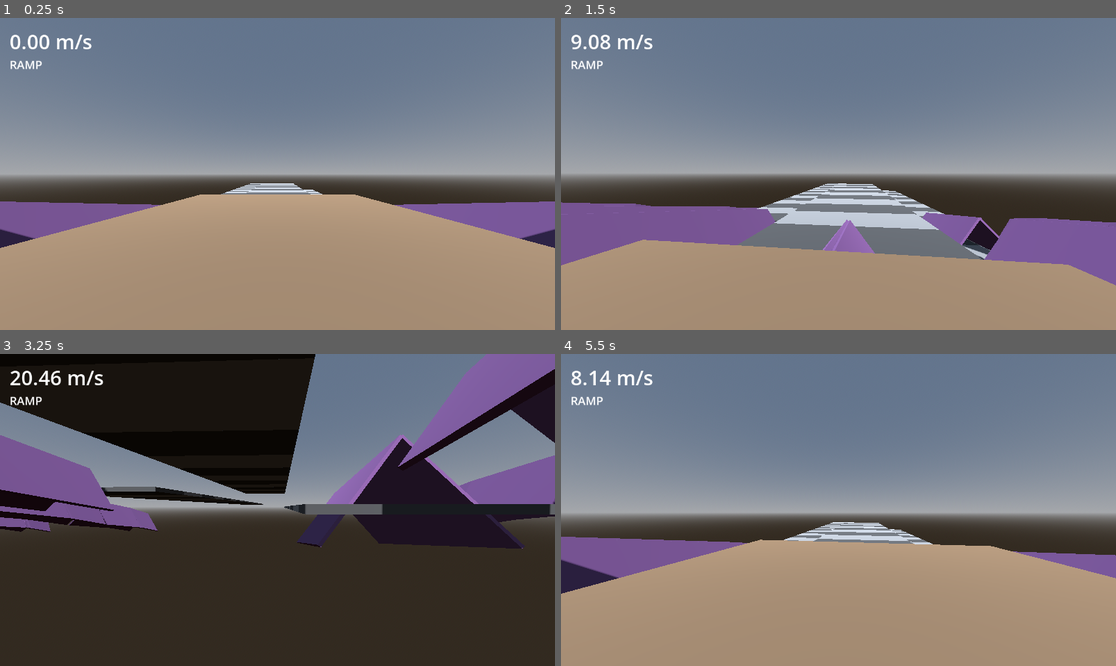
Above: before the commit, frames 1-4 (two rows, left to right).
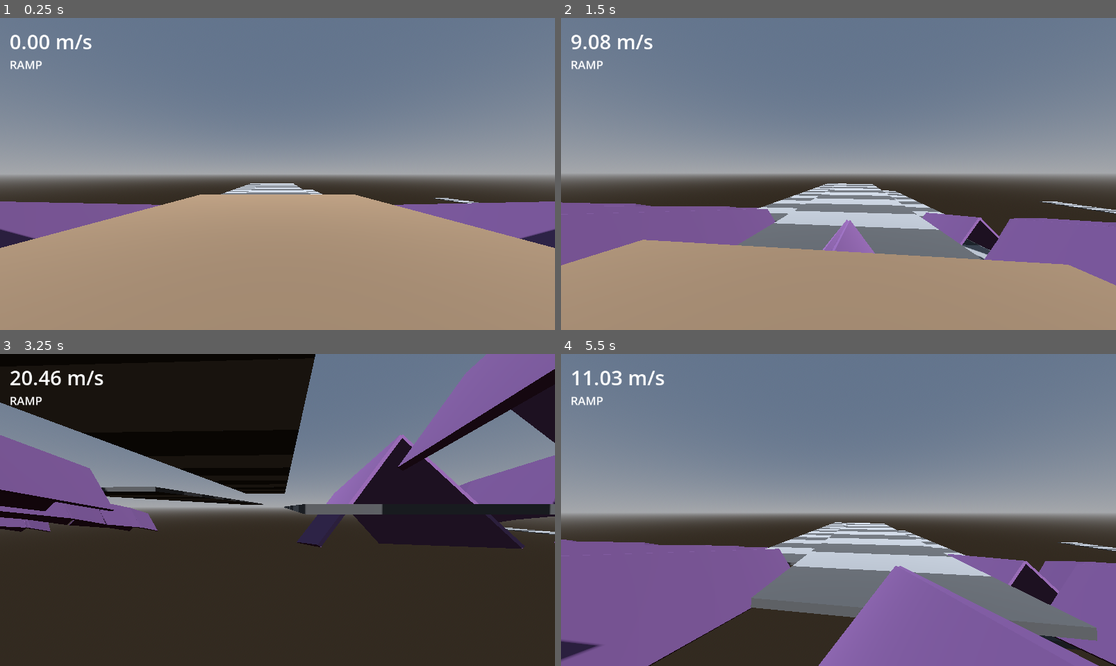
Above: after the commit, the same moments.

Repository: Crawford-Young/what-is-dark
Game: Godot game, scene res://scenes/surf_lab.tscn
Two runs of this game, one before a commit and one after it. Both use one fixed random seed, a clock stepped at 60 frames per second and the inputs below. This scene is started directly instead of the project's main scene.
Inputs (mouse positions are in pixels of both pictures, inside the frame that each line leads up to):
- Up to frame 1 (0.25 s): no input
- Up to frame 2 (1.5 s): tap Enter at 0.5 s; move the mouse to (866, 174) at 0.52 s; hold Q (glance) 0.53-1.28 s; hold W (move_forward) from 0.53 s (still down); click (866, 174) at 0.67 s; tap Space (jump) at 0.77 s; move the mouse to (810, 174) at 1.27 s; tap Shift at 1.35 s
- Up to frame 3 (3.25 s): keep holding W (move_forward); tap Space (jump) at 1.52, 3.02 s; move the mouse to (288, 503) at 2.02 s; tap Alt at 2.1 s; move the mouse to (271, 516) at 2.77 s; tap Ctrl at 2.85 s; click (271, 516) at 2.92 s
- Up to frame 4 (5.5 s): keep holding W (move_forward); move the mouse to (877, 513) at 3.52 s; tap R at 3.6 s; tap Space (jump) at 3.77, 4.52 s; move the mouse to (794, 506) at 4.27 s; tap 1 at 4.35 s; move the mouse to (844, 510) at 5.02 s; tap 2 at 5.1 s; click (844, 510) at 5.17 s

The runs differ from the first frame. In frame 1, less than 0.1% of the frame differs, in the area x 78-87%, y 57-60%; in frame 2, 0.1%; in frame 3, less than 0.1%; in frame 4, 38%, in the area x 0-100%, y 5-100%.

Commit message:
feat: chain station - 5-ramp transfer chain with progressive drop schedule
Adds _build_chain_lane() at x=370: five ramps chained by the measured
transfer unit (issue #12 - gap 8.0 m, entry step -2.0 m) with a
progressive drop schedule 6.0/7.3/8.3/9.1/9.8 m derived from measured
per-hop launch speeds (33.9/41/47/51 m/s, drop_i = 6*v_i/v_1) so face
time holds ~0.6 s as chain speed builds. Measured on 9 full-chain rides:
per-hop transfer 8-9/9, face time flat 0.57-0.68 s, exit ~52 m/s.

Striped catch field re-anchored on lip-5 (-222.5375), top -22.5,
120 m runout.

Co-Authored-By: Claude Fable 5 <noreply@anthropic.com>

Diff:
--- a/scripts/surf_lab.gd
+++ b/scripts/surf_lab.gd
@@ -69,6 +69,7 @@
 func _ready() -> void:
 	_build_range_rig()
 	_build_transfer_lane()
+	_build_chain_lane()
 	_build_seam_array()
 	_kill_y = _lowest_geometry_y - 10.0  # recomputed from the FINAL built geometry (T1's
 	## builder rule) -- Band B's lead-in alone descends ~12 m, R1 #14.
@@ -249,6 +250,80 @@
 		_add_box(Vector3(cx, field_top - 0.5, seg_center_z), Vector3(30.0, 1.0, seg_len), color)
 
 
+## Chain rig: the 5-ramp CHAIN station, built from the measured transfer unit
+## (issue #12, user-approved option A -- constant gaps). Drops are a
+## PROGRESSIVE schedule, not constant 6.0 -- measured per-hop launch h
+## climbing 33.9/41/47/51 m/s through the chain, drop_i = 6.0 * v_i/v_1, so
+## face TIME holds ~0.85 s as chain speed builds rather than shrinking on
+## faster ramps. Gap 8.0 m, each next entry 2.0 m below the previous lip
+## (unchanged). Built with a loop, not five copies of the same math -- ramp 1
+## uses HALF_WIDTH (matches the measured launch condition), ramps 2-5 use
+## 10.0 (measured drift catch, same rationale as XFER's ramp-2). One striped
+## catch field spans the whole lane -- stripes under the ramps/gaps double as
+## the catch floor, so a missed transfer anywhere lands measurable.
+func _build_chain_lane() -> void:
+	var cx := 370.0
+	var start_y := 30.0
+	var drops := [6.0, 7.3, 8.3, 9.1, 9.8]  # progressive schedule, see doc comment above
+	var gap := 8.0
+	var n_ramps := 5
+
+	# Runway: same convention as XFER, shifted to cx.
+	_add_box(Vector3(cx, start_y + PAD_CLEARANCE - 0.5, 6.0), Vector3(HALF_WIDTH * 2.0, 1.0, 12.0), Color(0.5, 0.4, 0.3))
+	STATIONS.append({"label": "CHAIN", "spawn": Vector3(cx, start_y + 1.0, 12.0), "face": FACE_FORWARD})
+
+	# Chain rule: entry_1 = (0, start_y); for i>=2, entry_i = (lip_(i-1).z -
+	# gap, lip_(i-1).y - 2.0). Each ramp's own horizontal run is now
+	# drop_i / tan(12deg) -- no longer constant across the chain, so path_len/
+	# horiz_span are computed per-iteration from drops[i].
+	var entry_z := 0.0
+	var entry_y := start_y
+	var lip_z := 0.0
+	var lip_y := 0.0
+	var lip1_z := 0.0  # ramp-1's lip, snapshotted before later iterations overwrite lip_z
+	for i in range(n_ramps):
+		var drop: float = drops[i]
+		var path_len := drop / sin(deg_to_rad(SPINE_PITCH_DEG))
+		var horiz_span := path_len * cos(deg_to_rad(SPINE_PITCH_DEG))
+		var half_width := HALF_WIDTH if i == 0 else 10.0
+		var peak_mid_z := entry_z - horiz_span / 2.0
+		var peak_mid_y := entry_y - drop / 2.0
+		_ramp_pair(cx, peak_mid_z, FACE_ANGLE_DEG, peak_mid_y, half_width, path_len, SPINE_PITCH_DEG)
+
+		lip_z = entry_z - horiz_span
+		lip_y = entry_y - drop
+		if i == 0:
+			lip1_z = lip_z
+
+		entry_z = lip_z - gap
+		entry_y = lip_y - 2.0
+
+	# Field: one striped catch field for the whole lane, top 4.0 m below
+	# lip-5 (y=-22.5). Stripe grid anchored on lip-5's z (-222.5375, a
+	# boundary lands exactly there, for a distance-past-lip-5 readout); the
+	# far edge (-342.5375) is an exact 10 m multiple past it, same
+	# boundary-list construction as XFER's field.
+	var field_top := lip_y - 4.0
+	var stripe_len := 10.0
+	var field_near_z := lip1_z  # ramp-1's lip -- catches misses under the whole chain
+	var lip5_z := lip_z
+	var field_far_z := lip5_z - 120.0
+
+	var boundaries: Array[float] = [field_near_z]
+	var k: int = floori((field_near_z - lip5_z) / stripe_len)
+	var b: float = lip5_z + stripe_len * k
+	while b > field_far_z + 0.001:
+		boundaries.append(b)
+		b -= stripe_len
+	boundaries.append(field_far_z)
+
+	for i in range(boundaries.size() - 1):
+		var seg_len: float = boundaries[i] - boundaries[i + 1]
+		var seg_center_z: float = (boundaries[i] + boundaries[i + 1]) / 2.0
+		var color := Color(0.3, 0.3, 0.3) if i % 2 == 0 else Color(0.55, 0.55, 0.55)
+		_add_box(Vector3(cx, field_top - 0.5, seg_center_z), Vector3(30.0, 1.0, seg_len), color)
+
+
 ## T2 seam array: builds both bands' six angle clusters. Each cluster is its
 ## own entry pad + ONE continuous lead-in ramp joined lip-to-lip into the
 ## Δ-cluster (CS-surf rework, 2026-08-02 -- no kicker, no gap, no pad between
